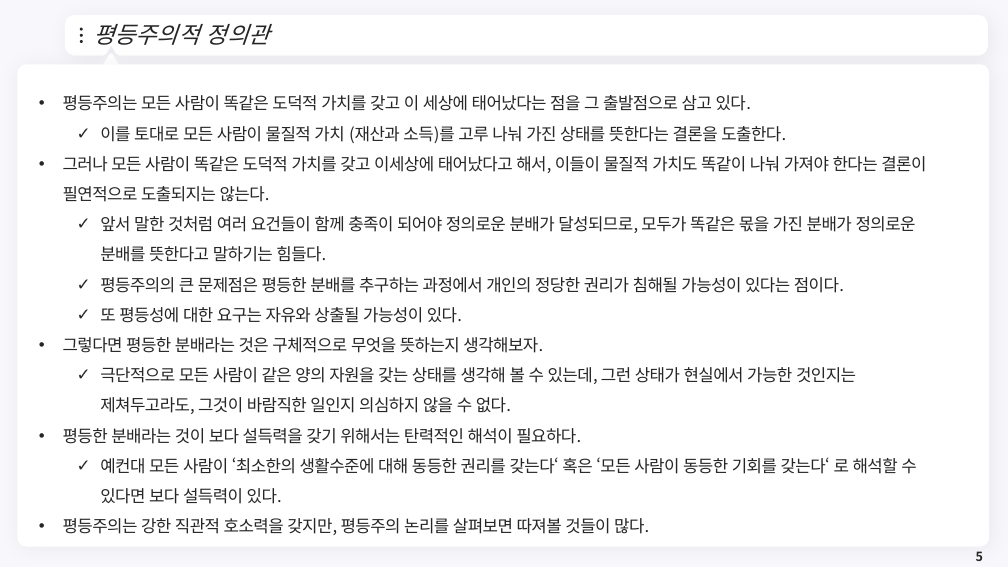
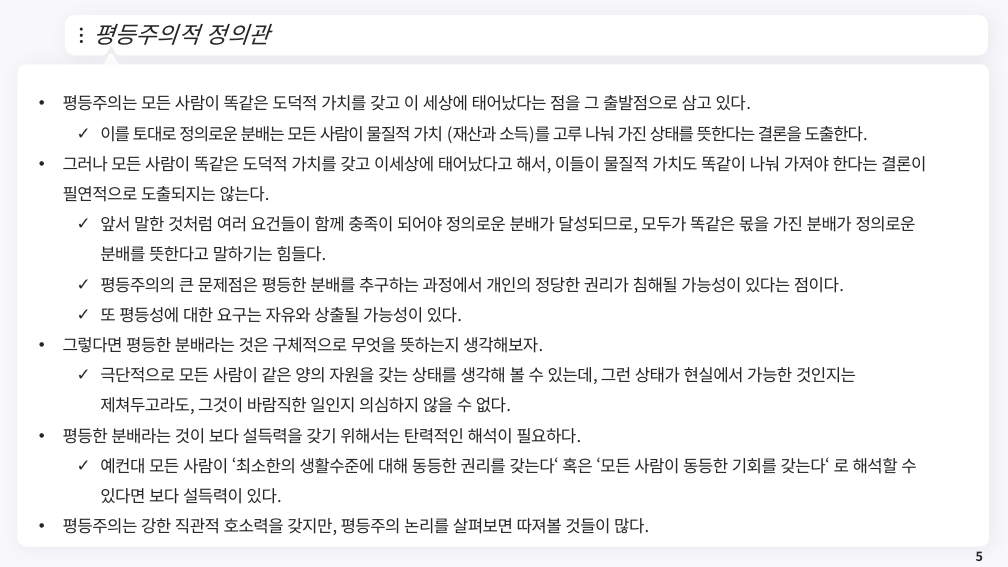
Before and after one commit to meandthey/Teaching, a slide deck: slide 5 of 재정학/01_Lectures/재정학_Chapter_8.pptx. Drawn at 1008x567 pixels with LibreOffice and Linux fonts; fonts in the diff are those of the drawing; background and template pictures are left out. Boxes give left, top, right and bottom in pixels: in the first picture for what was removed or moved away, otherwise in the second. Text is boxed around its words. In the diff, an @@ line names an element or a change of style, - is before the commit and + after.

```diff
--- a/재정학/01_Lectures/재정학_Chapter_8.pptx
+++ b/재정학/01_Lectures/재정학_Chapter_8.pptx
@@ text at [100, 126, 868, 143]: text changed @@
-  ✓ 이를 토대로 모든 사람이 물질적 가치 (재산과 소득)를 고루 나눠 가진 상태를 뜻한다는 결론을 도출한다.
+  ✓ 이를 토대로 정의로운 분배는 모든 사람이 물질적 가치 (재산과 소득)를 고루 나눠 가진 상태를 뜻한다는 결론을 도출한다.
```
Also in this commit, not shown: 7 other slides changed, 3 other files.
